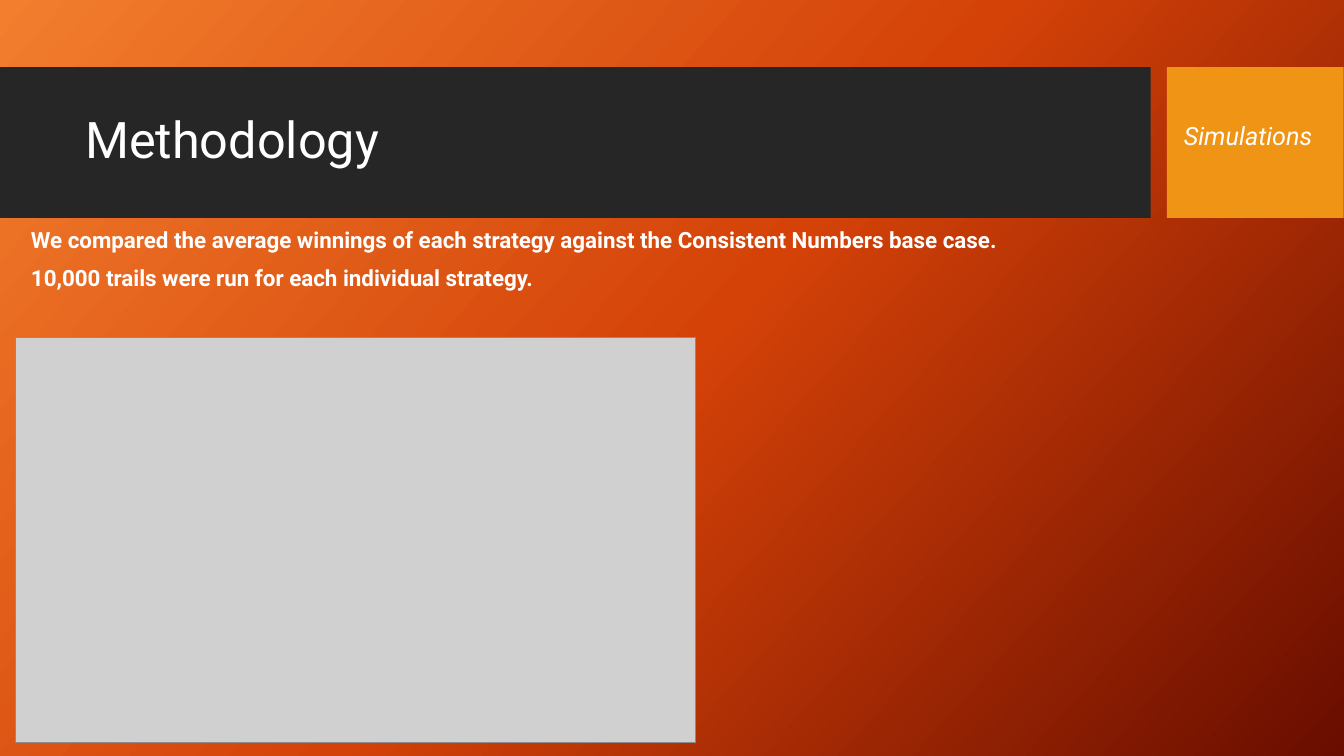
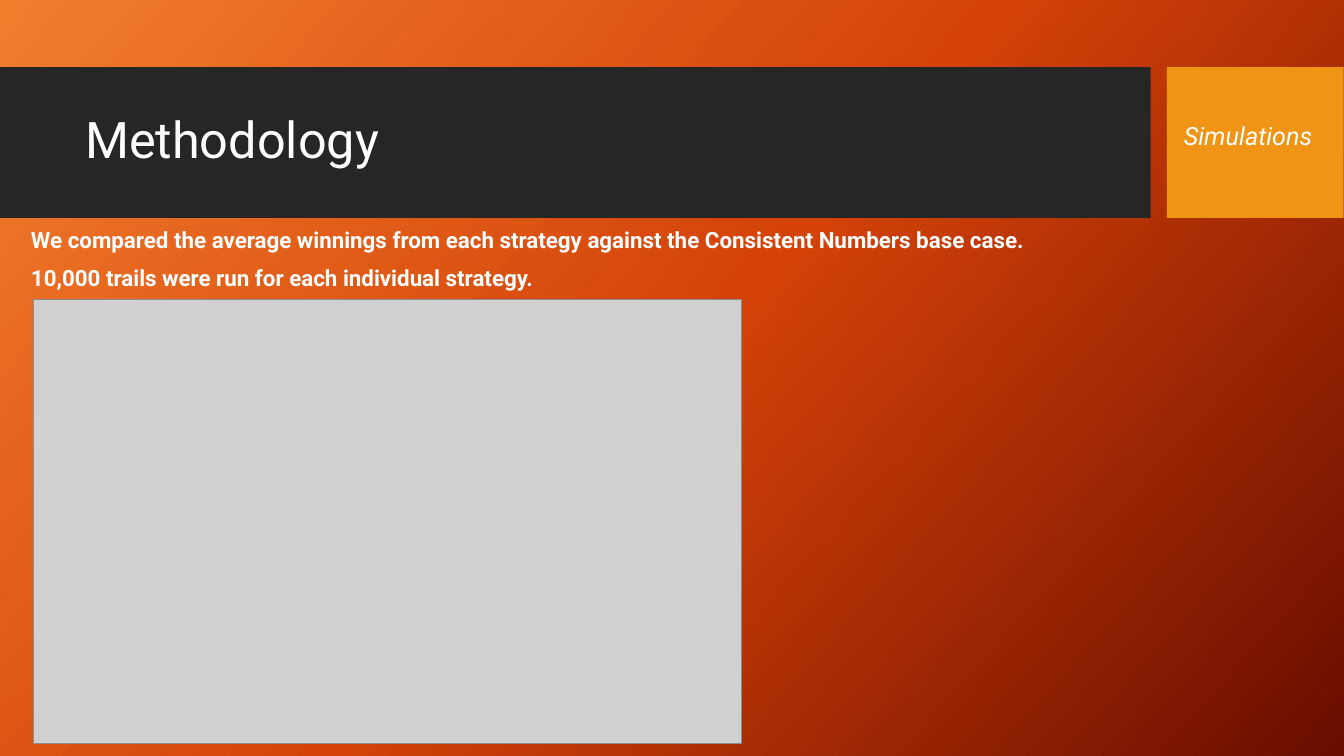
Before and after one commit to stephen-haslett/Data698ResearchProject, a slide deck: slide 10 of Presentation/StephenHaslett-Data698CapstoneProjectPresentation.pptx. Drawn at 1344x756 pixels with LibreOffice and Linux fonts; fonts in the diff are those of the drawing; grey boxes stand for pictures; background and template pictures are left out. Boxes give left, top, right and bottom in pixels: in the first picture for what was removed or moved away, otherwise in the second. Text is boxed around its words. In the diff, an @@ line names an element or a change of style, - is before the commit and + after.

```diff
--- a/Presentation/StephenHaslett-Data698CapstoneProjectPresentation.pptx
+++ b/Presentation/StephenHaslett-Data698CapstoneProjectPresentation.pptx
@@ text at [31,231,1024,253]: text changed @@
-We compared the average winnings of each strategy against the Consistent Numbers base case.
+We compared the average winnings from each strategy against the Consistent Numbers base case.
@@ picture: place and size @@
-picture at [16,337,696,742]
+picture at [33,300,741,744]
```
Also in this commit, not shown: 6 other slides changed, 5 slides added, 1 slide removed.
